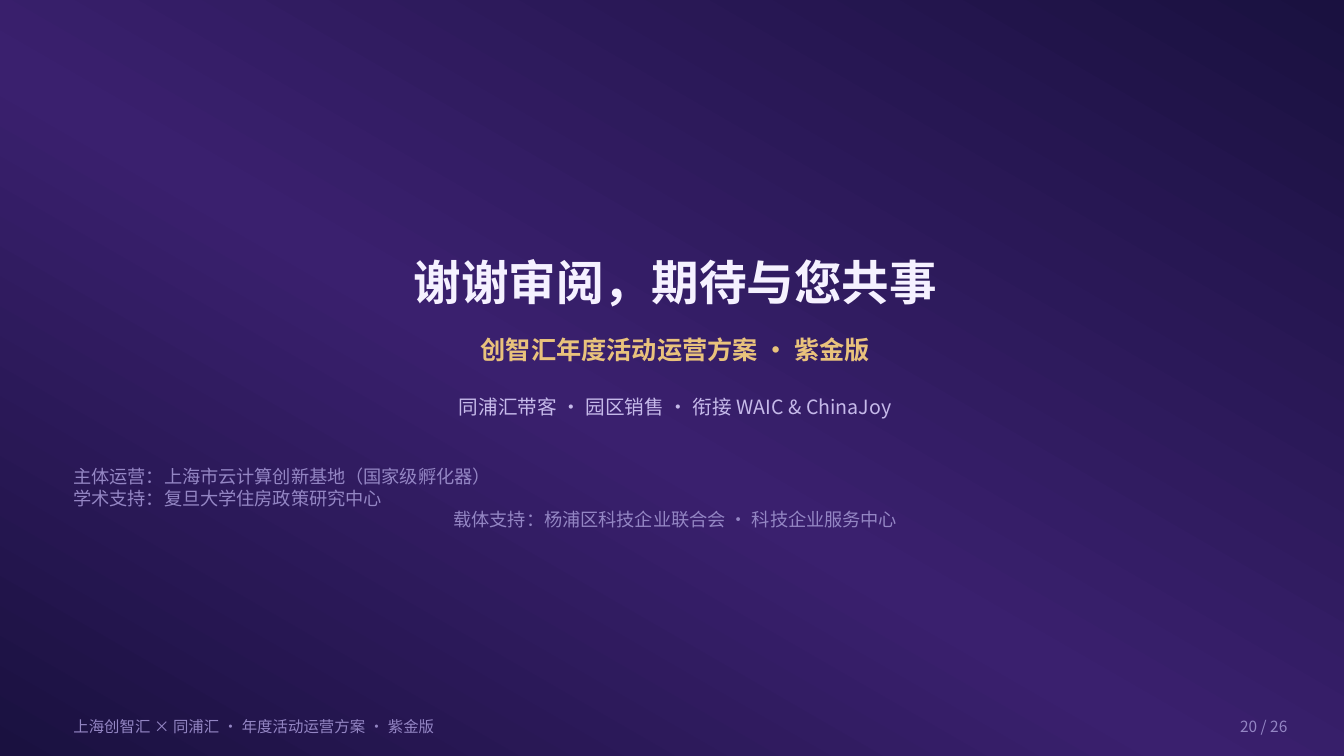
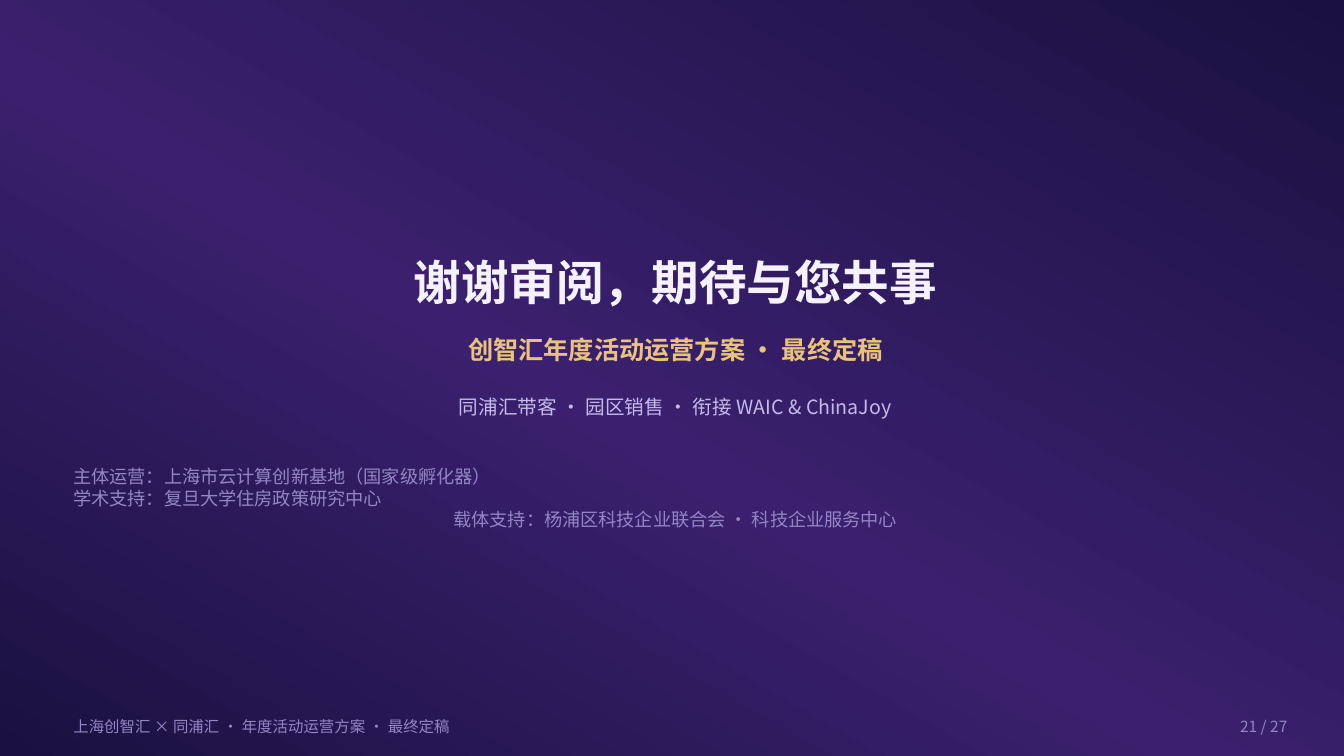
Before and after one commit to hujigang2010-maker/AIDEN, a slide deck: slide 21 of proposal/chuangzhihui-30-events-waic-cj-fuse.pptx (slide 20 before the commit). Drawn at 1344x756 pixels with LibreOffice and Linux fonts; fonts in the diff are those of the drawing. Boxes give left, top, right and bottom in pixels: in the first picture for what was removed or moved away, otherwise in the second. Text is boxed around its words. In the diff, an @@ line names an element or a change of style, - is before the commit and + after.

```diff
--- a/proposal/chuangzhihui-30-events-waic-cj-fuse.pptx
+++ b/proposal/chuangzhihui-30-events-waic-cj-fuse.pptx
@@ text at bbox=[468, 337, 883, 362]: text changed @@
-创智汇年度活动运营方案 · 紫金版
+创智汇年度活动运营方案 · 最终定稿
@@ text at bbox=[73, 719, 450, 733]: text changed @@
-上海创智汇 × 同浦汇 · 年度活动运营方案 · 紫金版
+上海创智汇 × 同浦汇 · 年度活动运营方案 · 最终定稿
@@ text at bbox=[1240, 721, 1287, 732]: text changed @@
-20 / 26
+21 / 27
```
Also in this commit, not shown: 25 other slides changed, 1 slide added, 17 other files.
